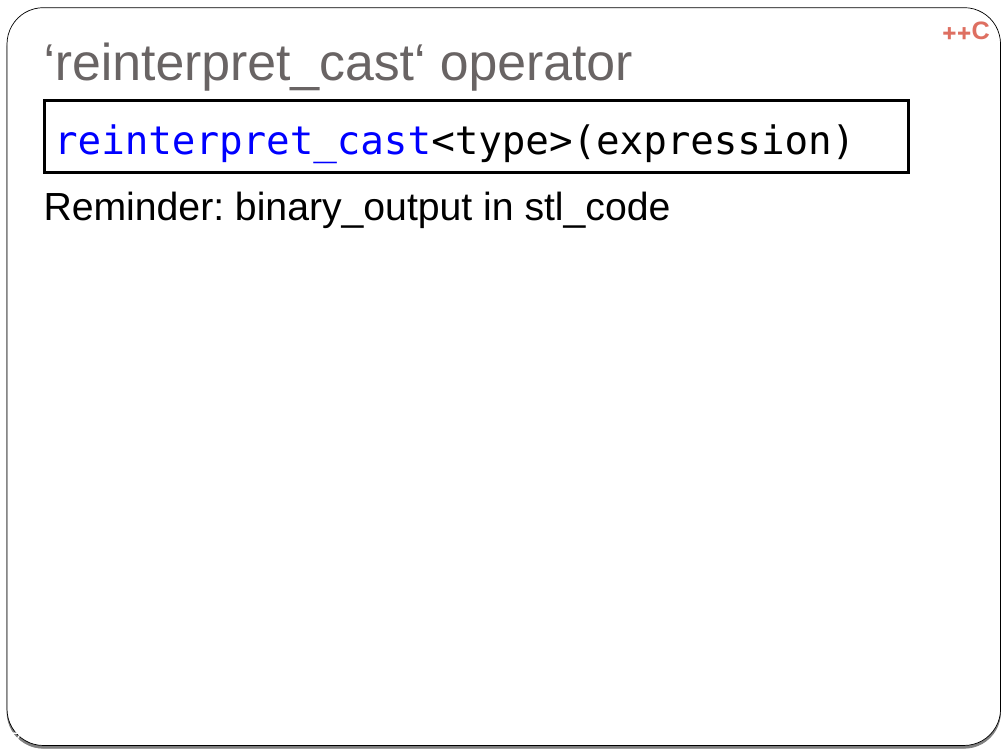
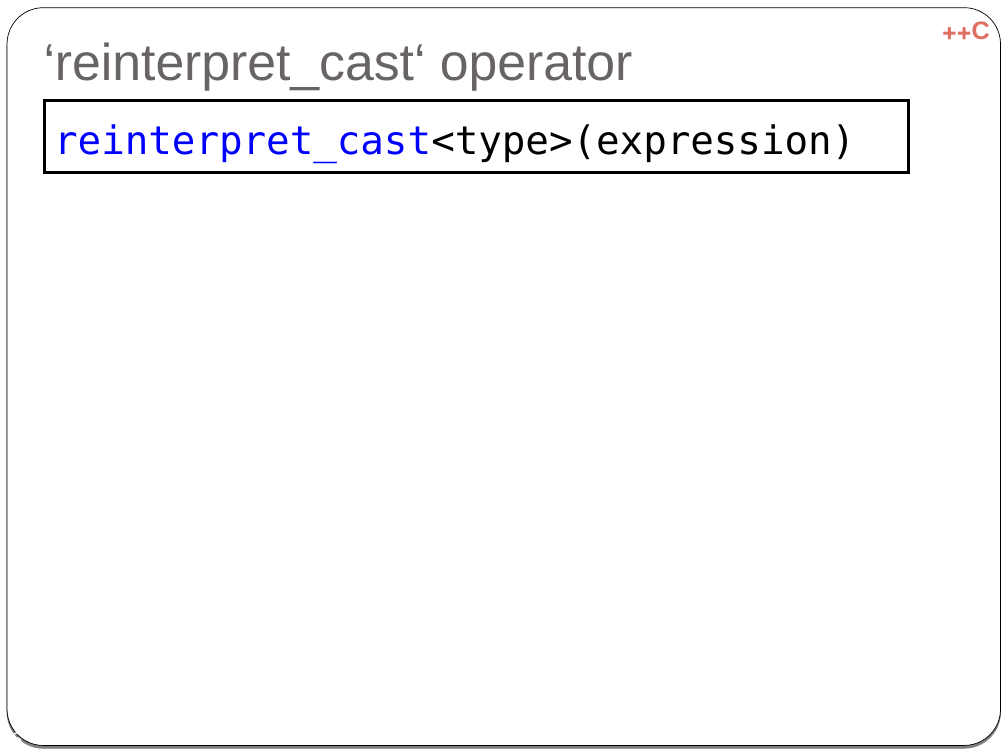
Before and after one commit to cpp-at-ariel/cpp-5778, a slide deck: slide 6 of week07-diamond-rtti/slides-rtti.odp (slide 7 before the commit). Drawn at 1008x756 pixels with LibreOffice and Linux fonts; fonts in the diff are those of the drawing. Boxes give left, top, right and bottom in pixels: in the first picture for what was removed or moved away, otherwise in the second. Text is boxed around its words. In the diff, an @@ line names an element or a change of style, - is before the commit and + after.

```diff
--- a/week07-diamond-rtti/slides-rtti.odp
+++ b/week07-diamond-rtti/slides-rtti.odp
@@ text removed at (44, 191, 671, 228) @@
-Reminder: binary_output in stl_code
```
Also in this commit, not shown: 8 other slides changed, 2 slides added, 2 slides removed, 51 other files.
